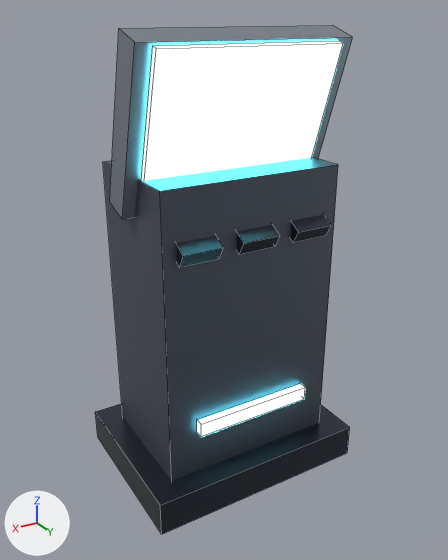
Two versions of the Blender file assets/source/prop_terminal.blend, one commit apart.
One viewpoint serves both versions: a 50 mm lens placed at (0.997, 1.69, 1.537), pointed at (-0.002, 0.025, 0.705). The axes (+X, +Y, +Z) are drawn at lower left. The lights are the same throughout. The picture after the commit comes second. Mesh edges are drawn as thin lines.

Objects in the first picture: 'prop_terminal'.
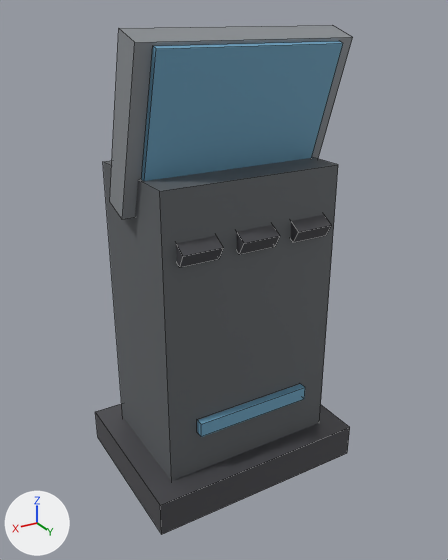
The change in detail:
In material 'ns_body_dark' (mat_ns_body_dark), metallic goes from 0.66 to 0.18.
In material 'ns_body_dark' (mat_ns_body_dark), roughness goes from 0.42 to 0.62.
In material 'ns_trim' (mat_ns_trim), metallic goes from 0.85 to 0.3.
In material 'ns_trim' (mat_ns_trim), roughness goes from 0.28 to 0.44.
Material 'ns_body' (mat_ns_body) changes colour from grey #959eaa to grey #93979b; in linear values from (0.3, 0.34, 0.4) to (0.29, 0.31, 0.33).
In material 'ns_body' (mat_ns_body), metallic goes from 0.72 to 0.25.
In material 'ns_body' (mat_ns_body), roughness goes from 0.38 to 0.52.
Material 'ns_energy_cyan' (mat_ns_energy_cyan) changes colour from cyan #3fc4da to blue #6fa6c4; in linear values from (0.05, 0.55, 0.7) to (0.16, 0.38, 0.55).
In material 'ns_energy_cyan' (mat_ns_energy_cyan), emission_color is no longer (0.17, 0.91, 1.0), cyan #73f5ff.
In material 'ns_energy_cyan' (mat_ns_energy_cyan), emission_strength is no longer 6.0.

Location of each change, (x1, y1, x2, y2) in pixels of the pictures (448 x 560 px):
'prop_terminal', surface changed, recoloured: (95, 25, 351, 534) in both
